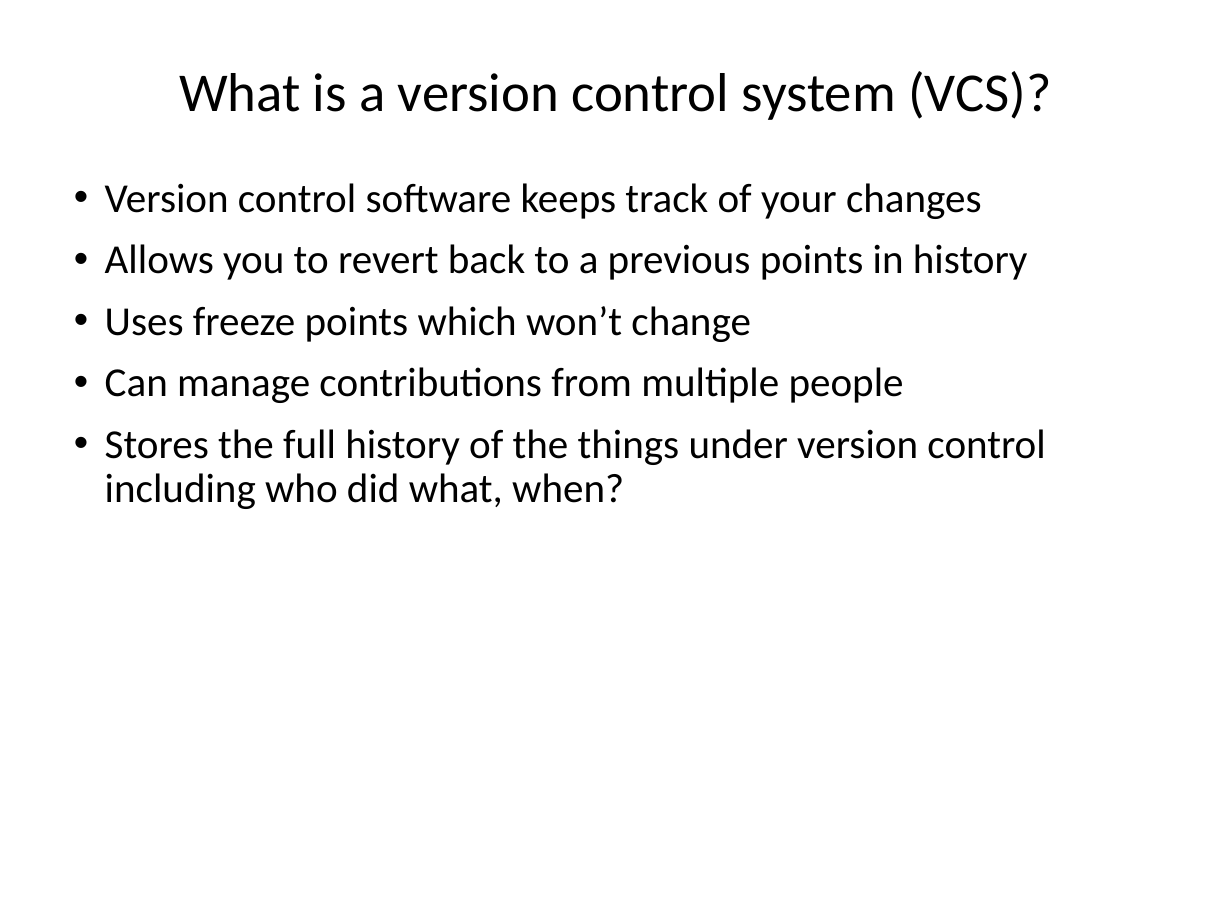
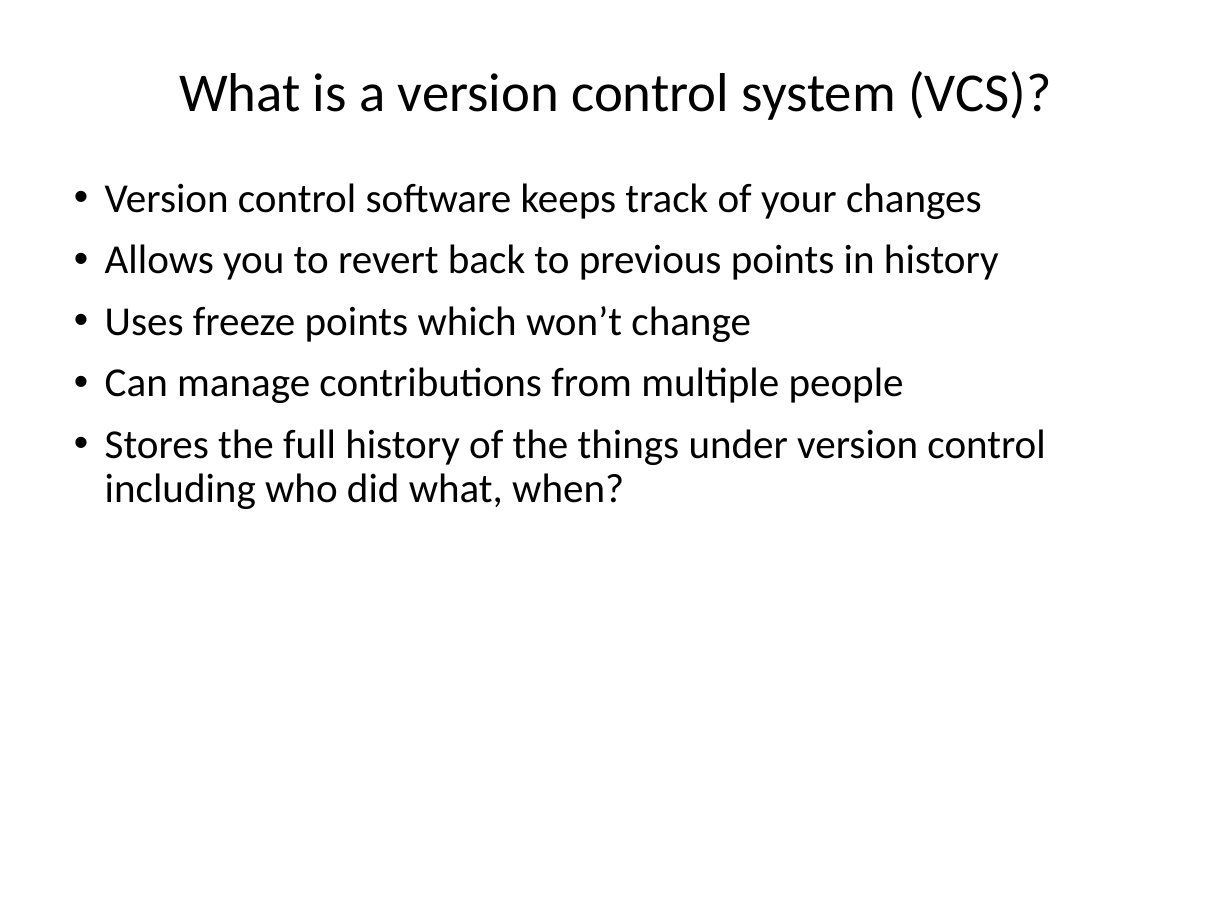
Before and after one commit to ncasuk/ncas-isc, a slide deck: slide 4 of version_control/01_git_intro.pptx. Drawn at 1232x924 pixels with LibreOffice and Linux fonts; fonts in the diff are those of the drawing; background and template pictures are left out. Boxes give left, top, right and bottom in pixels: in the first picture for what was removed or moved away, otherwise in the second. Text is boxed around its words. In the diff, an @@ line names an element or a change of style, - is before the commit and + after.

```diff
--- a/version_control/01_git_intro.pptx
+++ b/version_control/01_git_intro.pptx
@@ text at (105,244,999,280): text changed @@
-• Allows you to revert back to a previous points in history
+• Allows you to revert back to previous points in history
```
Also in this commit, not shown: 4 other slides changed, 1 other file.
